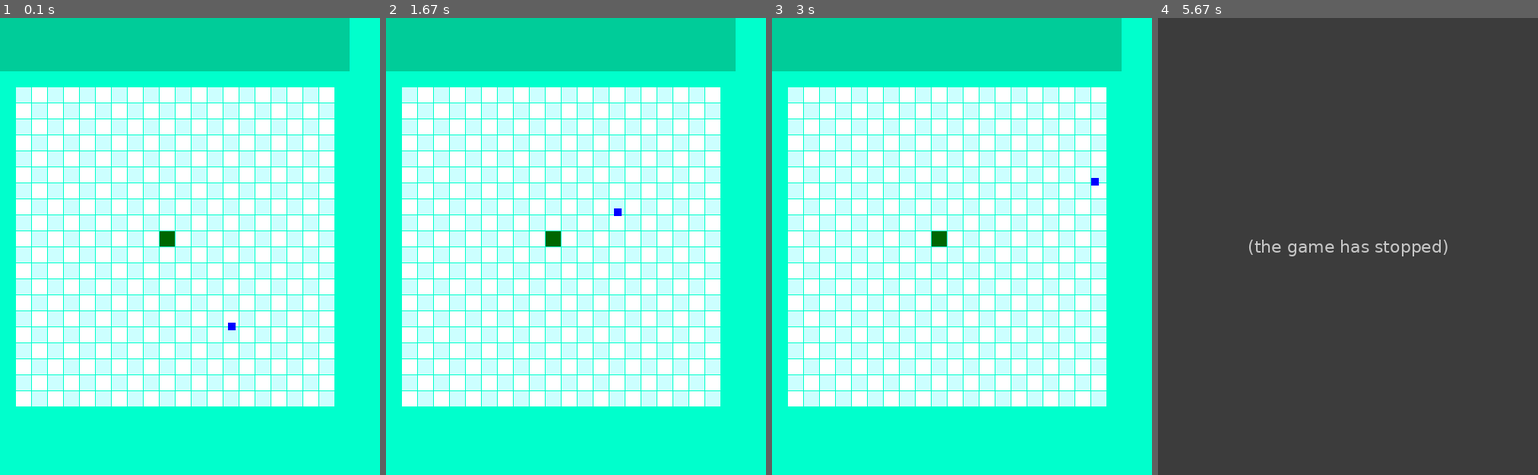
Above: before the commit, frames 1-4 (left to right).
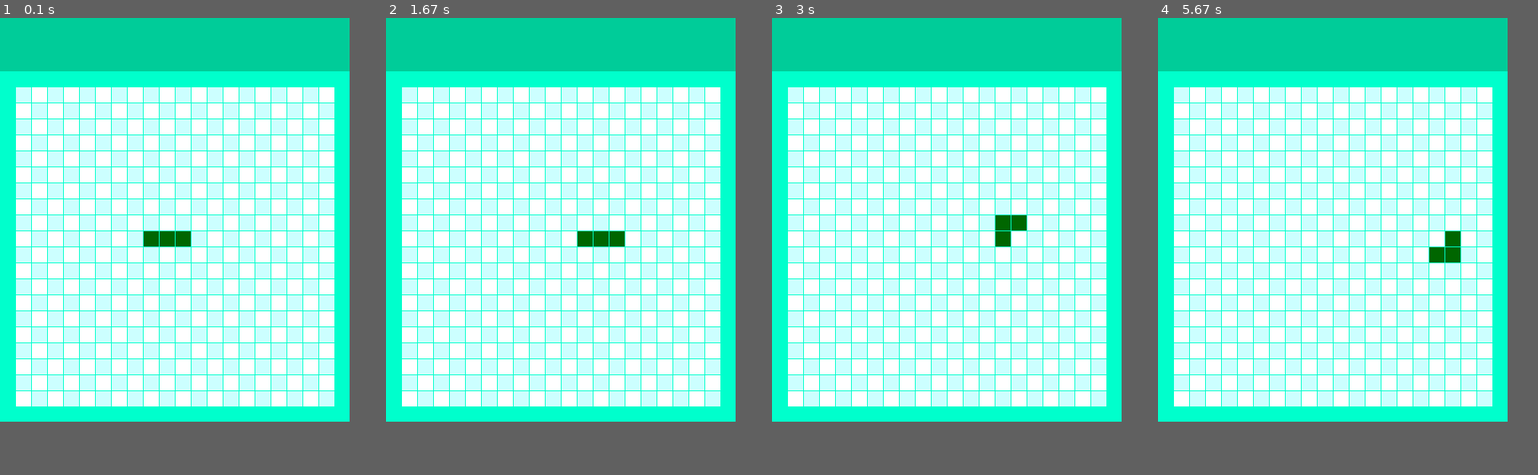
Above: after the commit, the same moments.

Repository: AndreyMaslouski/June
Game: pygame game, started from D/PyGame/zmeika_2.py
Same seed, same stepped clock (60 frames per second), same inputs: the game is played once before the commit and once after it.
Inputs:
- Up to frame 1 (0.1 s): no input
- Up to frame 2 (1.67 s): tap Enter at 0.33 s; hold Up from 1.17 s (still down)
- Up to frame 3 (3 s): release Up at 1.77 s; hold Right 1.8-2.57 s; hold Left from 2.6 s (still down)
- Up to frame 4 (5.67 s): release Left at 3.57 s; hold Down 3.6-4.67 s; hold Left from 4.7 s (still down)
In our replay, the window is 500x600 before the commit and 460x530 after it. These sizes can differ from the game's own. Grey fills any space a smaller window leaves; there, only what the larger window draws over its background counts as a difference.

The runs differ from the first frame. In frame 1, 0.3% of the frame differs, in the area x 37-62%, y 46-69%; in frame 2, 0.6%; in frame 3, 0.6%; in frame 4, 81%, in the area x 0-92%, y 0-89%.
Before the commit the program exited at 5.55 s; later frames show no game.

Commit message:
Добавил движения Змейки, и выход из игры.

Diff:
--- a/D/PyGame/zmeika_2.py
+++ b/D/PyGame/zmeika_2.py
@@ -9,14 +9,17 @@
 
 
 import pygame
+import sys
+import random
 
 pygame.init()
 white = (255, 255, 255)
 blue = (0, 0, 255)
 blue_1 = (204, 255, 255)
+Red = (224,0,0)
 Header_Color = (0,204,153)
 Snake_Color = (0,102,0)
-red = (255, 0, 0)
+red = (224, 0, 0)
 
 Size_Block = 20
 Frame_Color = (0, 255, 204)
@@ -27,14 +30,19 @@
         Size_Block * Count_Blocks + 2 * Size_Block + Margin * Count_Blocks + Header_Margin]
 print(size)
 
-dis = pygame.display.set_mode((500, 600))
+dis = pygame.display.set_mode(size)
 
 pygame.display.set_caption("Snake")
+timer = pygame.time.Clock()
 
 class SnakeBlock:
     def __init__(self,x,y):
         self.x = x
         self.y = y
+
+    def is_inside(self):
+        return 0<=self.x<Size_Block and 0<=self.y<Size_Block
+
 
 def draw_block(color,row,column):
     pygame.draw.rect(dis, color, [Size_Block + column * Size_Block + Margin * (column + 1),
@@ -53,35 +61,37 @@
 
 clock = pygame.time.Clock()
 
-snake_block= [SnakeBlock(9,9)]
+snake_blocks= [SnakeBlock(9,8),SnakeBlock(9,9),SnakeBlock(9,10)]
+
+d_row = 0
+d_col = 1
+
 while not game_over:
     for event in pygame.event.get():
         if event.type == pygame.QUIT:
             print('exit')
             pygame.quit()
+            sys.exit()
+
+        elif event.type == pygame.KEYDOWN:
+            if event.key == pygame.K_UP and d_col !=0:
+                d_row = -1
+                d_col = 0
+            elif event.key == pygame.K_DOWN and d_col !=0:
+                d_row = 1
+                d_col = 0
+            elif event.key == pygame.K_LEFT and d_row !=0:
+                d_row = 0
+                d_col = -1
+            elif event.key == pygame.K_RIGHT and d_row!=0:
+                d_row = 0
+                d_col = 1
 
     dis.fill(Frame_Color)
     pygame.draw.rect(dis, Header_Color, [0, 0, size[0], Header_Margin])
-
-    if event.type == pygame.KEYDOWN:
-            if event.key == pygame.K_LEFT:
-                x1_change = -10
-                y1_change = 0
-            elif event.key == pygame.K_RIGHT:
-                x1_change = 10
-                y1_change = 0
-            elif event.key == pygame.K_UP:
-                x1_change = 0
-                y1_change = -10
-            elif event.key == pygame.K_DOWN:
-                x1_change = 0
-                y1_change = 10
-
     if x1 >= 800 or x1 < 0 or y1 >= 600 or y1 < 0:
         game_over = True
 
-    dis.fill(Frame_Color)
-    pygame.draw.rect(dis, Header_Color, [0, 0, size[0], Header_Margin])
 
     for row in range(Count_Blocks):
         for column in range(Count_Blocks):
@@ -92,12 +102,21 @@
 
             draw_block(color,row,column)
 
+    head = snake_blocks[-1]
+    if not head.is_inside():
+        print('crash')
+        pygame.quit()
+        sys.exit()
+    for block in snake_blocks:
+        draw_block(Snake_Color,block.x,block.y)
 
-    for block in snake_block:
-        draw_block(Snake_Color,block.x,block.y)
+    new_head = SnakeBlock(head.x + d_row, head.y + d_col)
+    snake_blocks.append(new_head)
+    snake_blocks.pop(0)
 
 
     pygame.display.flip()
+    timer.tick(2)
 
     x1 += x1_change
     y1 += y1_change
